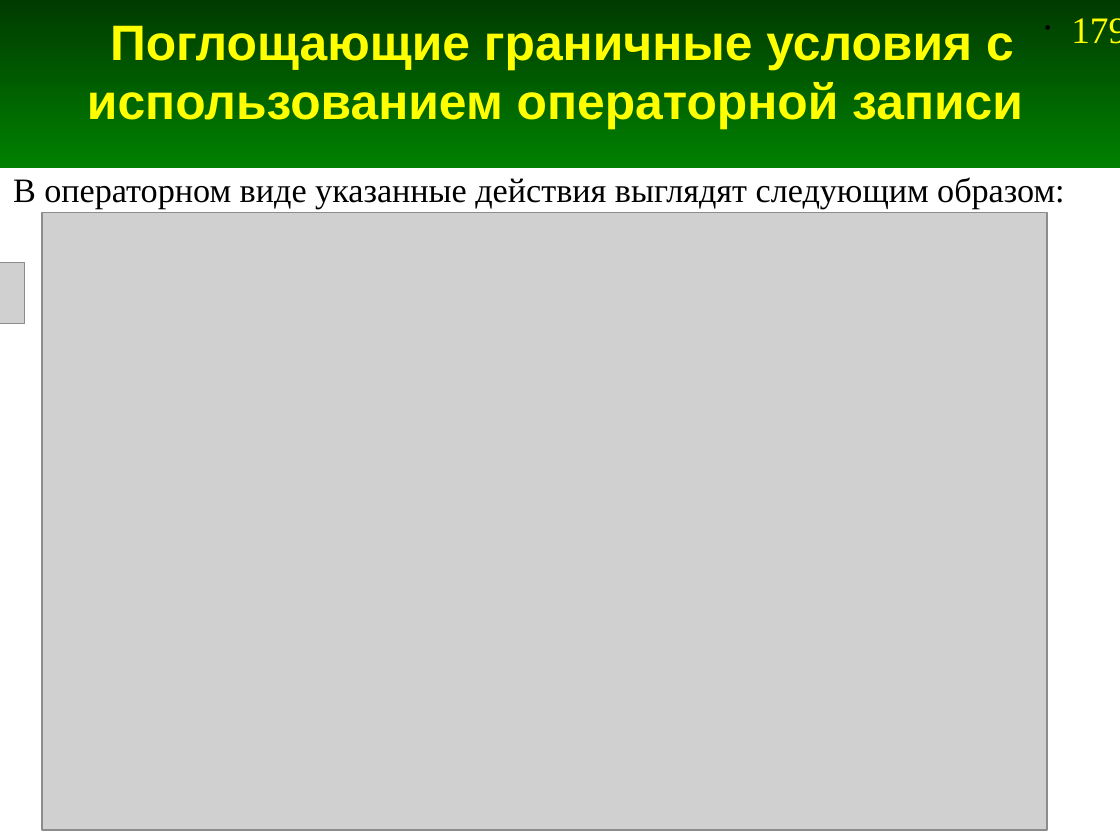
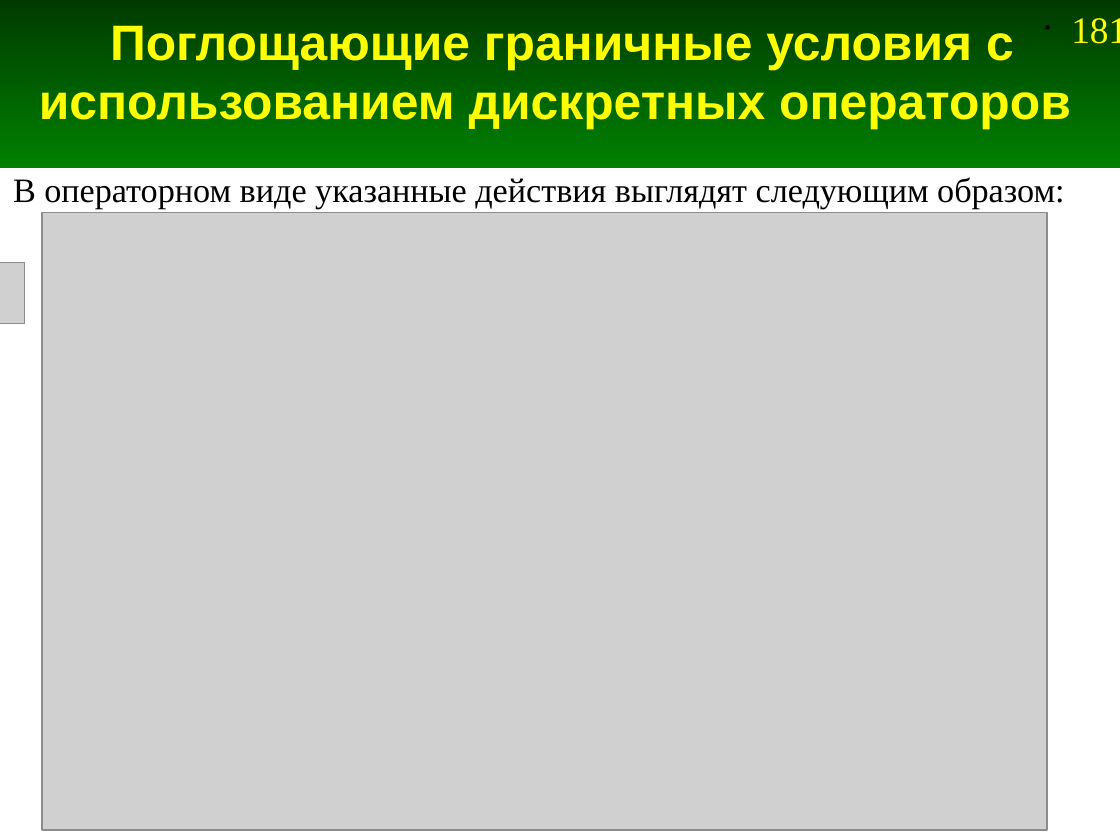
Before and after one commit to andris0147sv/modelling, a slide deck: slide 181 of presentations/2. FDTD.odp (slide 179 before the commit). Drawn at 1120x840 pixels with LibreOffice and Linux fonts; fonts in the diff are those of the drawing; grey boxes stand for pictures. Boxes give left, top, right and bottom in pixels: in the first picture for what was removed or moved away, otherwise in the second. Text is boxed around its words. In the diff, an @@ line names an element or a change of style, - is before the commit and + after.

```diff
--- a/presentations/2. FDTD.odp
+++ b/presentations/2. FDTD.odp
@@ title at [39,25,1071,130]: text changed @@
-Поглощающие граничные условия с использованием операторной записи
+Поглощающие граничные условия с использованием дискретных операторов
@@ page number at [1071,18,1120,44]: text changed @@
-• 179
+• 181
```
Also in this commit, not shown: 10 other slides changed, 8 slides added, 1 slide removed, 8 other files.
